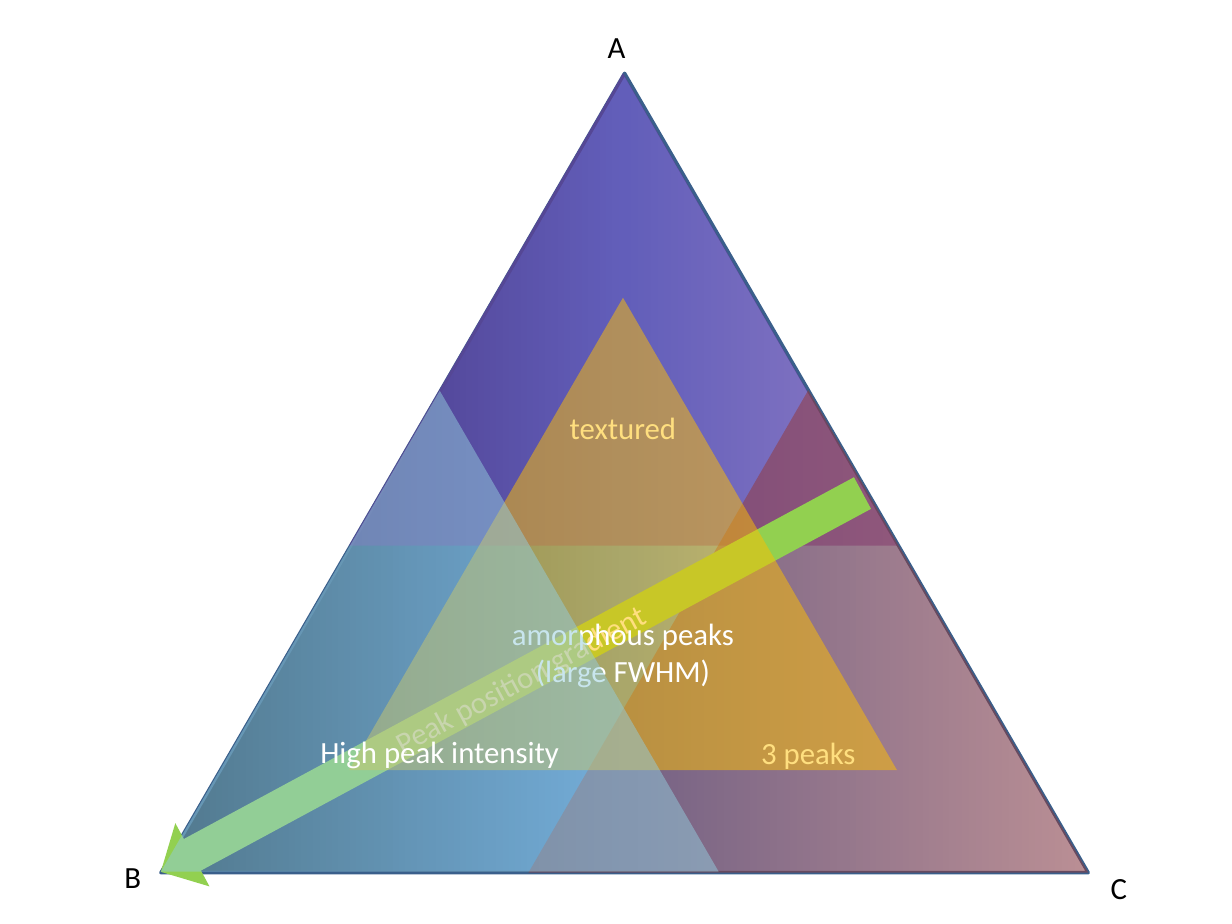
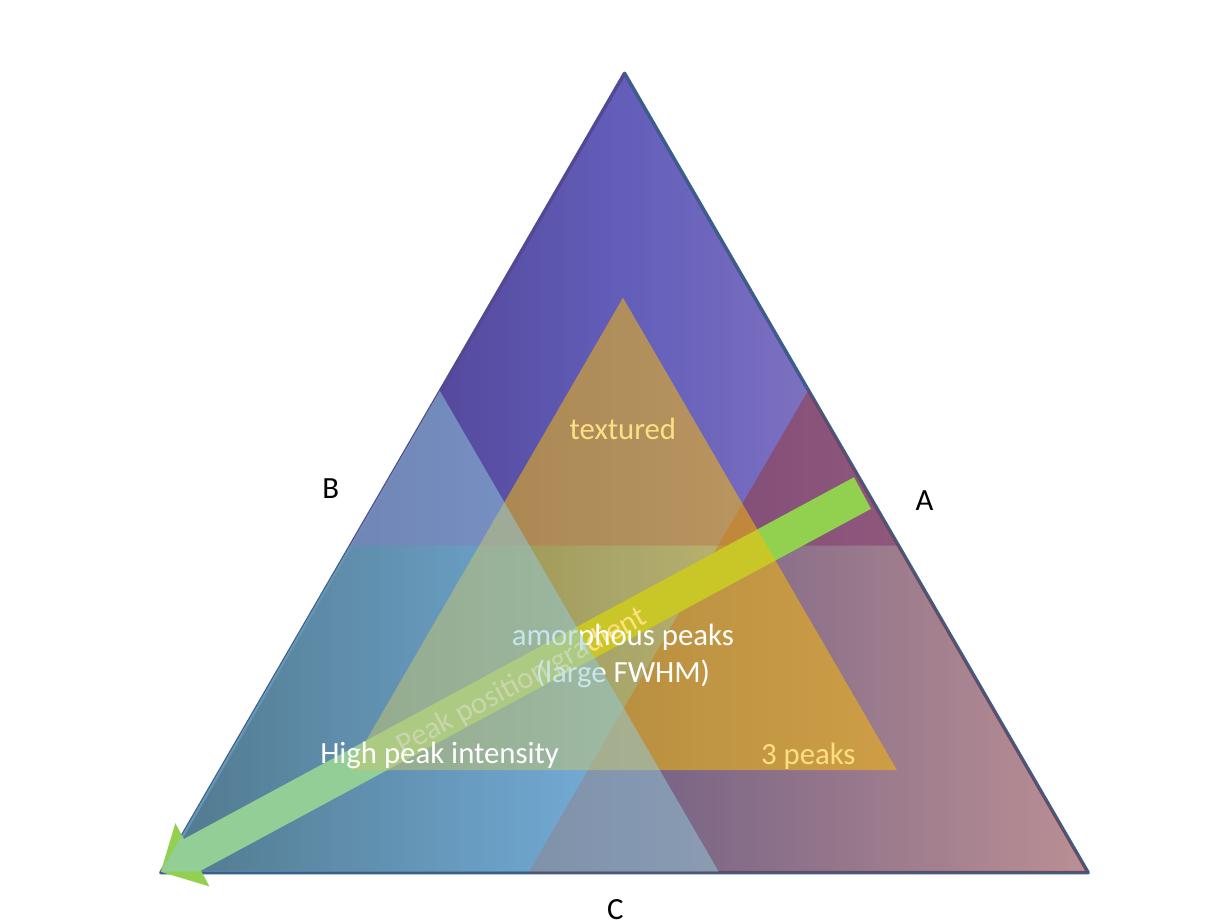
Before and after one commit to buptxz/segmentation_CoFeZr, a slide deck: slide 1 of data/dummy_data/Map_for_dummy_dataset.pptx. Drawn at 1232x924 pixels with LibreOffice and Linux fonts; fonts in the diff are those of the drawing. Boxes give left, top, right and bottom in pixels: in the first picture for what was removed or moved away, otherwise in the second. Text is boxed around its words. In the diff, an @@ line names an element or a change of style, - is before the commit and + after.

```diff
--- a/data/dummy_data/Map_for_dummy_dataset.pptx
+++ b/data/dummy_data/Map_for_dummy_dataset.pptx
@@ text "B": place and size @@
-text "B" at <box>124,868,141,888</box>
+text "B" at <box>322,478,339,498</box>
@@ text "A": place and size @@
-text "A" at <box>608,38,626,58</box>
+text "A" at <box>916,490,934,510</box>
@@ text "C": place and size @@
-text "C" at <box>1111,879,1127,900</box>
+text "C" at <box>607,899,623,920</box>
```
Also in this commit, not shown: 1 other file.
